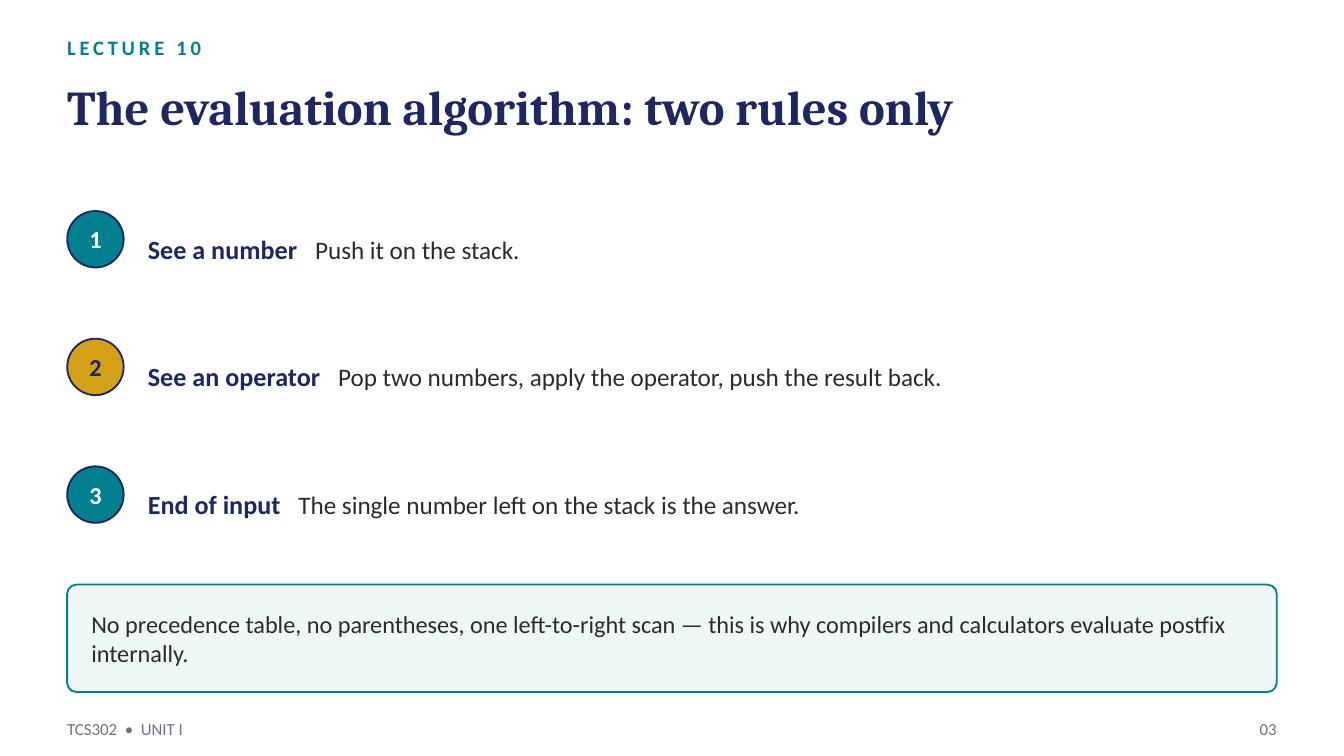
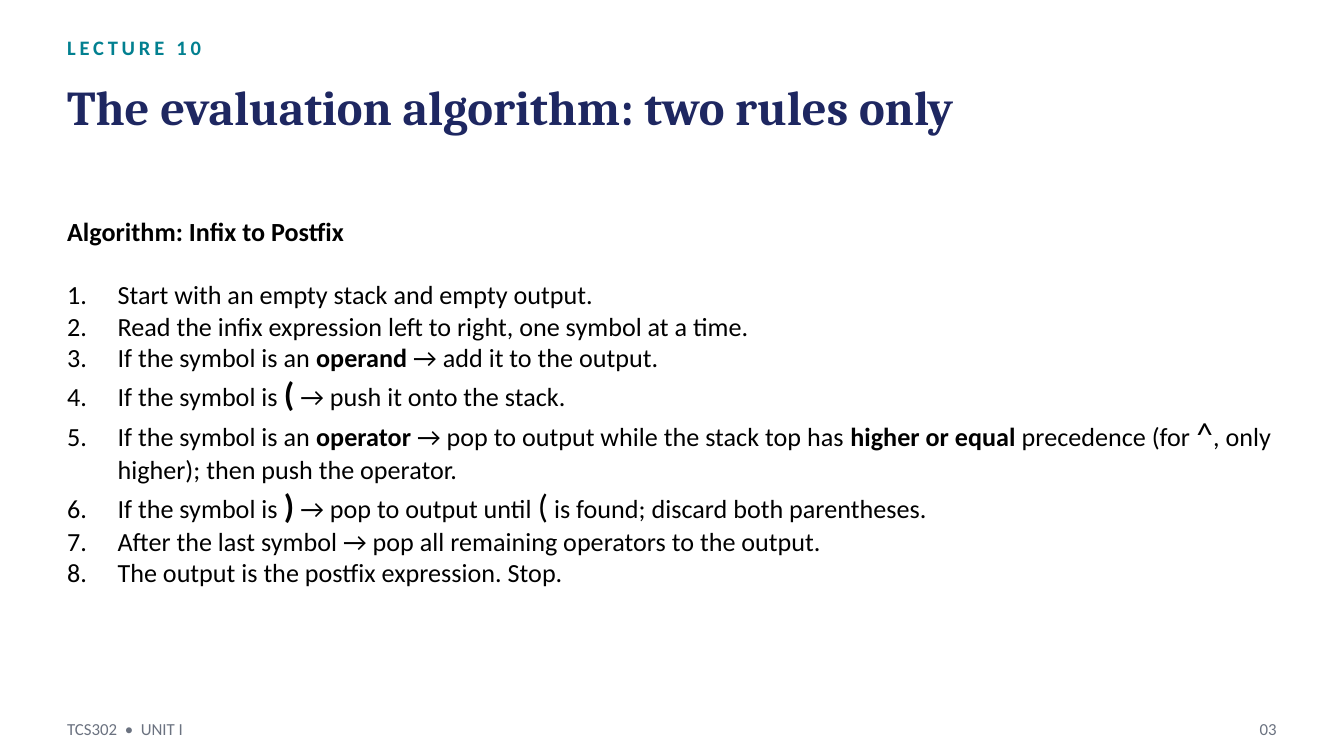
Before and after one commit to manojkaushik/manojkaushik.github.io, a slide deck: slide 3 of assets/TCS302/Unit-1/Lecture10_Postfix_Evaluation_Recursion_Hanoi.pptx. Drawn at 1344x756 pixels with LibreOffice and Linux fonts; fonts in the diff are those of the drawing. Boxes give left, top, right and bottom in pixels: in the first picture for what was removed or moved away, otherwise in the second. Text is boxed around its words. In the diff, an @@ line names an element or a change of style, - is before the commit and + after.

```diff
--- a/assets/TCS302/Unit-1/Lecture10_Postfix_Evaluation_Recursion_Hanoi.pptx
+++ b/assets/TCS302/Unit-1/Lecture10_Postfix_Evaluation_Recursion_Hanoi.pptx
@@ text at (67, 222, 1271, 587): text changed; size 13.5 to 14 pt; text colour #2B2B2B to #000000 @@
-See a number Push it on the stack.
+Algorithm: Infix to Postfix
+1. Start with an empty stack and empty output.
+2. Read the infix expression left to right, one symbol at a time.
+3. If the symbol is an operand → add it to the output.
+4. If the symbol is ( → push it onto the stack.
+5. If the symbol is an operator → pop to output while the stack top has higher or equal precedence (for ^, only higher); then push the operator.
+6. If the symbol is ) → pop to output until ( is found; discard both parentheses.
+7. After the last symbol → pop all remaining operators to the output.
+8. The output is the postfix expression. Stop.
@@ ellipse removed at (67, 211, 124, 267) @@
@@ ellipse removed at (67, 339, 124, 395) @@
@@ text removed at (89, 360, 101, 376) @@
-2
@@ text removed at (148, 368, 942, 390) @@
-See an operator Pop two numbers, apply the operator, push the result back.
@@ ellipse removed at (67, 466, 124, 523) @@
@@ text removed at (89, 488, 101, 504) @@
-3
@@ text removed at (148, 495, 800, 519) @@
-End of input The single number left on the stack is the answer.
@@ rounded rectangle removed at (67, 585, 1277, 692) @@
@@ text removed at (91, 616, 1225, 666) @@
-No precedence table, no parentheses, one left-to-right scan — this is why compilers and calculators evaluate postfix internally.
```
Also in this commit, not shown: 2 other slides changed.
